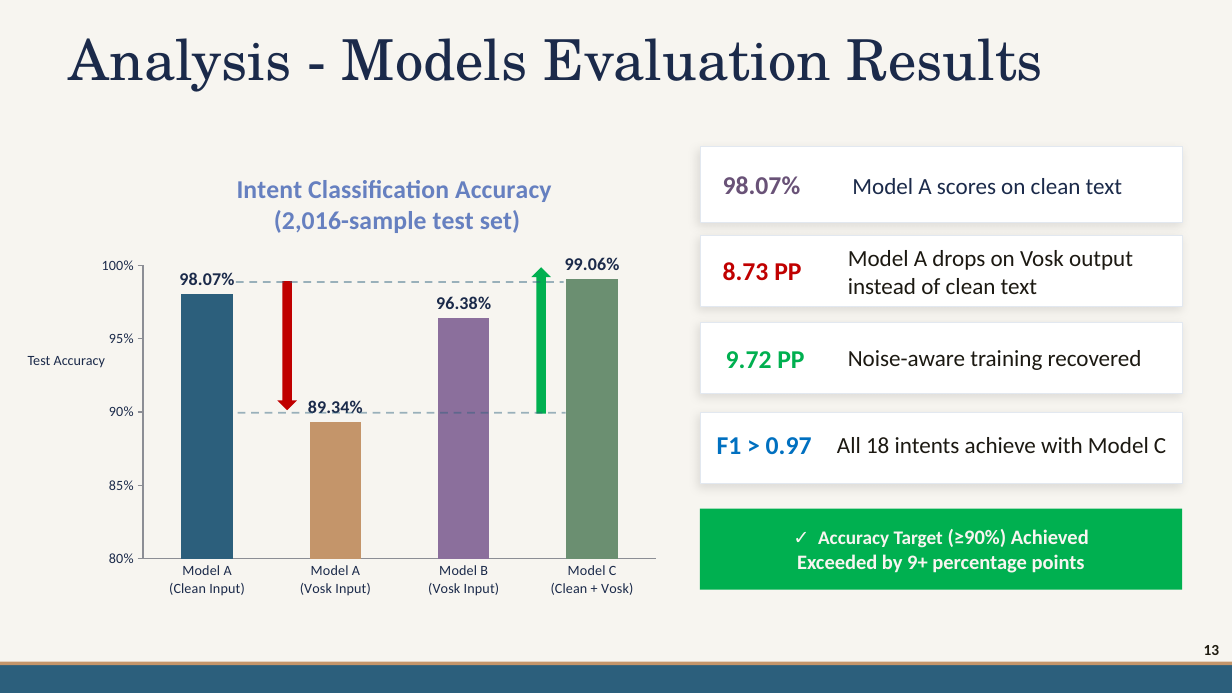
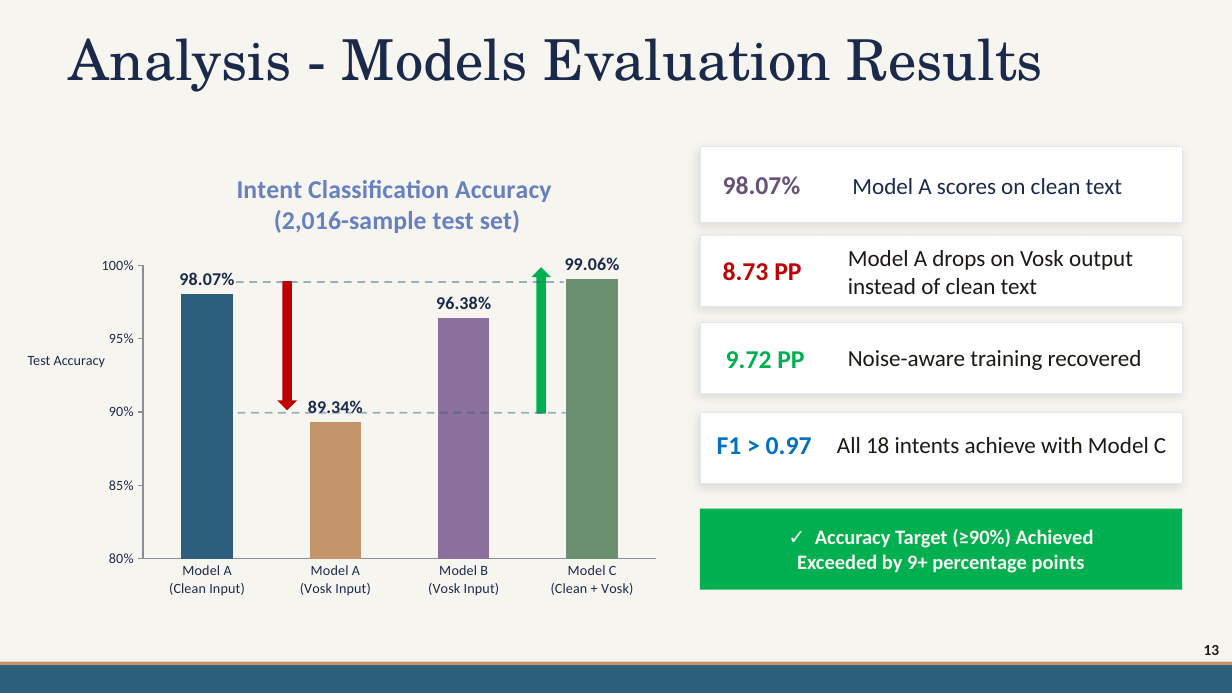
Before and after one commit to mdpw/msc-research, a slide deck: slide 13 of documents/Viva Presentation.pptx. Drawn at 1232x693 pixels with LibreOffice and Linux fonts; fonts in the diff are those of the drawing; background and template pictures are left out. Boxes give left, top, right and bottom in pixels: in the first picture for what was removed or moved away, otherwise in the second. Text is boxed around its words. In the diff, an @@ line names an element or a change of style, - is before the commit and + after.

```diff
--- a/documents/Viva Presentation.pptx
+++ b/documents/Viva Presentation.pptx
@@ text in rectangle at <box>815,529,1094,548</box>: size 15 to 16 pt in "✓ Accuracy Target" @@
```
Also in this commit, not shown: 6 other slides changed.
